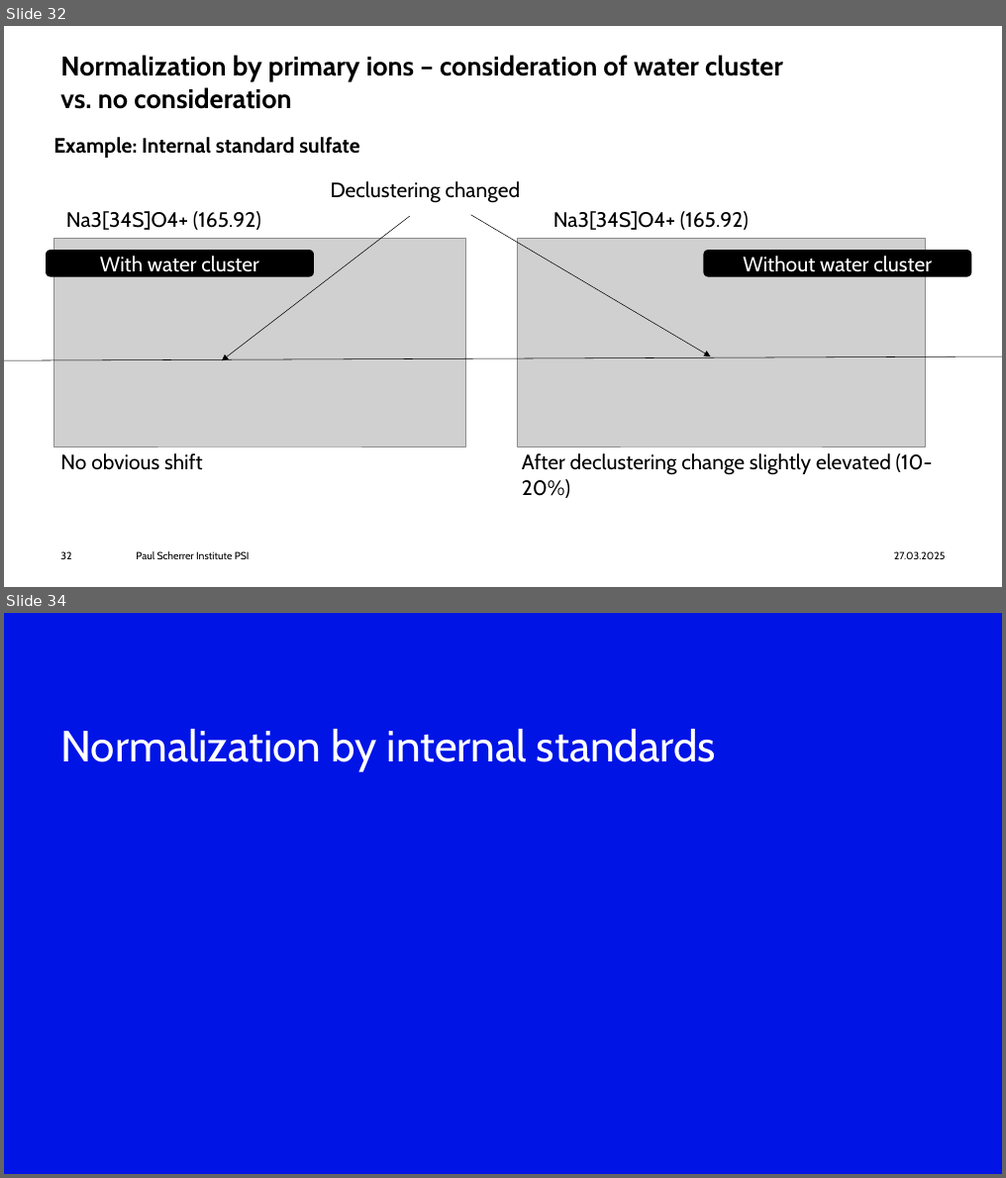
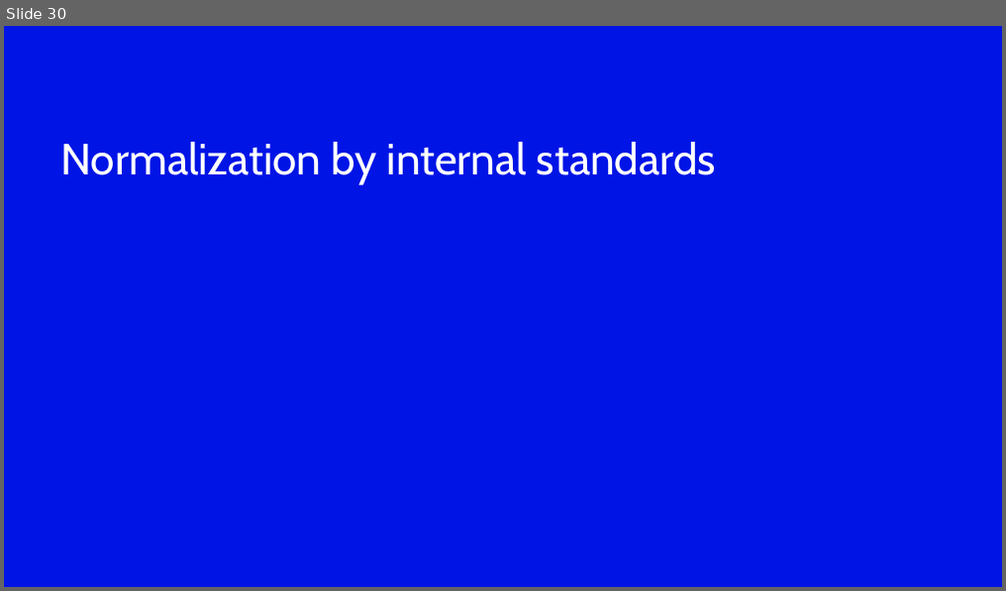
Before and after one commit to wengjul/offline-eesi-pipeline, a slide deck: workflow_overview_slides/2025_03_EESI data analysis pipeline_general overview.pptx. Shown one above the other, each under a label of ours: slides 32 and 34 before the commit, slide 30 after it; the slides between them are not shown. The pictures are 1006x1178 and 1006x591 pixels, drawn with LibreOffice and Linux fonts; fonts in the diff are those of the drawing; grey boxes stand for pictures; background and template pictures are left out. Boxes give left, top, right and bottom in pixels: in the first picture for what was removed or moved away, otherwise in the second. Text is boxed around its words. In the diff, an @@ line names an element or a change of style, - is before the commit and + after.

```diff
--- a/workflow_overview_slides/2025_03_EESI data analysis pipeline_general overview.pptx
+++ b/workflow_overview_slides/2025_03_EESI data analysis pipeline_general overview.pptx
@@ slide 32 removed at (4,26,1002,587), background #FFFFFF @@
@@ title removed at (60,55,783,109) @@
-Normalization by primary ions – consideration of water cluster vs. no consideration
@@ text removed at (54,137,359,158) @@
-Example: Internal standard sulfate
@@ text removed at (331,181,521,203) @@
-Declustering changed
@@ text removed at (66,211,261,230) @@
-Na3[34S]O4+ (165.92)
@@ arrow removed from (410, 216) to (222, 361) @@
@@ arrow removed from (471, 215) to (711, 357) @@
@@ text removed at (553,211,748,230) @@
-Na3[34S]O4+ (165.92)
@@ rounded rectangle removed at (46,250,314,276) @@
-With water cluster
@@ picture removed at (54,238,466,447) @@
@@ picture removed at (517,238,926,447) @@
@@ rounded rectangle removed at (703,250,971,276) @@
-Without water cluster
@@ line removed from (4, 361) to (1002, 357) @@
@@ text removed at (60,454,203,471) @@
-No obvious shift
@@ text removed at (522,454,933,498) @@
-After declustering change slightly elevated (10-20%)
@@ page number removed at (60,552,71,560) @@
-32
@@ text removed at (136,552,250,560) @@
-Paul Scherrer Institute PSI
@@ text removed at (894,552,945,560) @@
-27.03.2025
@@ what was slide 34 is now slide 30 @@
```
Also in this commit, not shown: 32 slides changed, 8 other slides removed, 1 other file.
